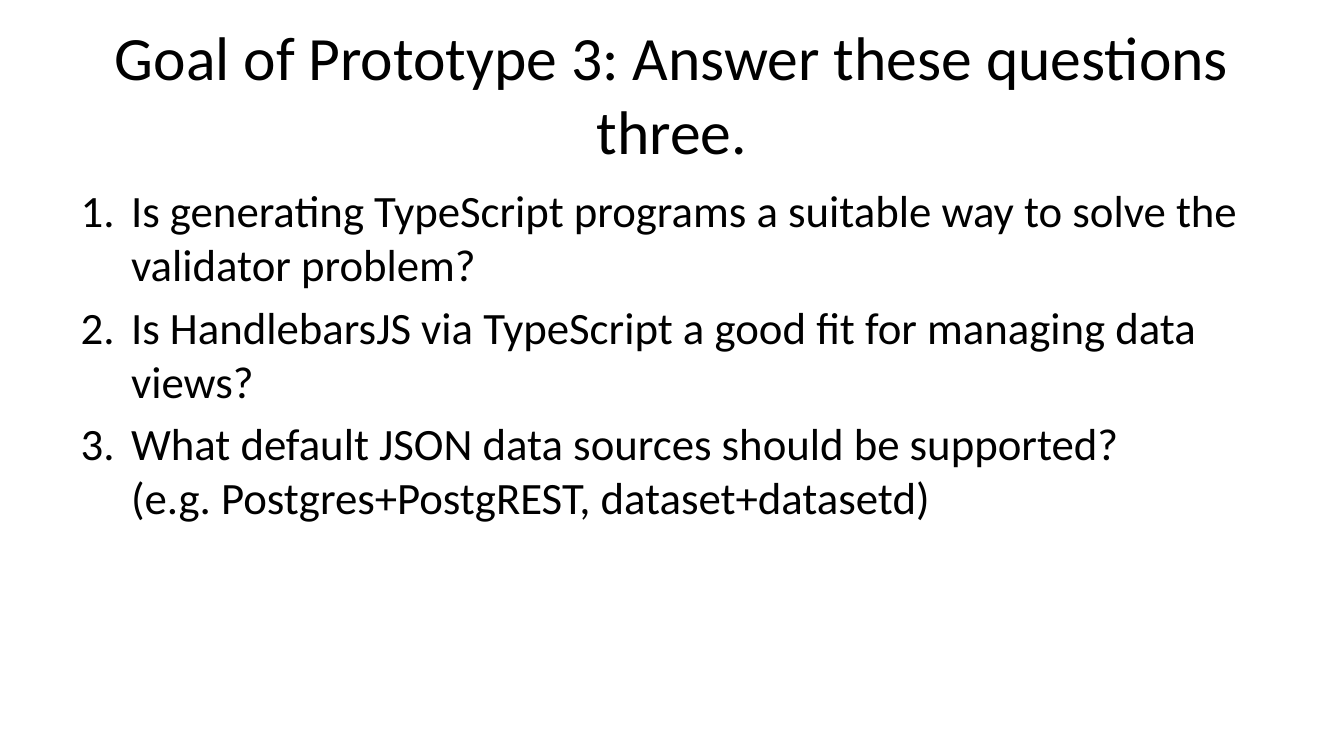
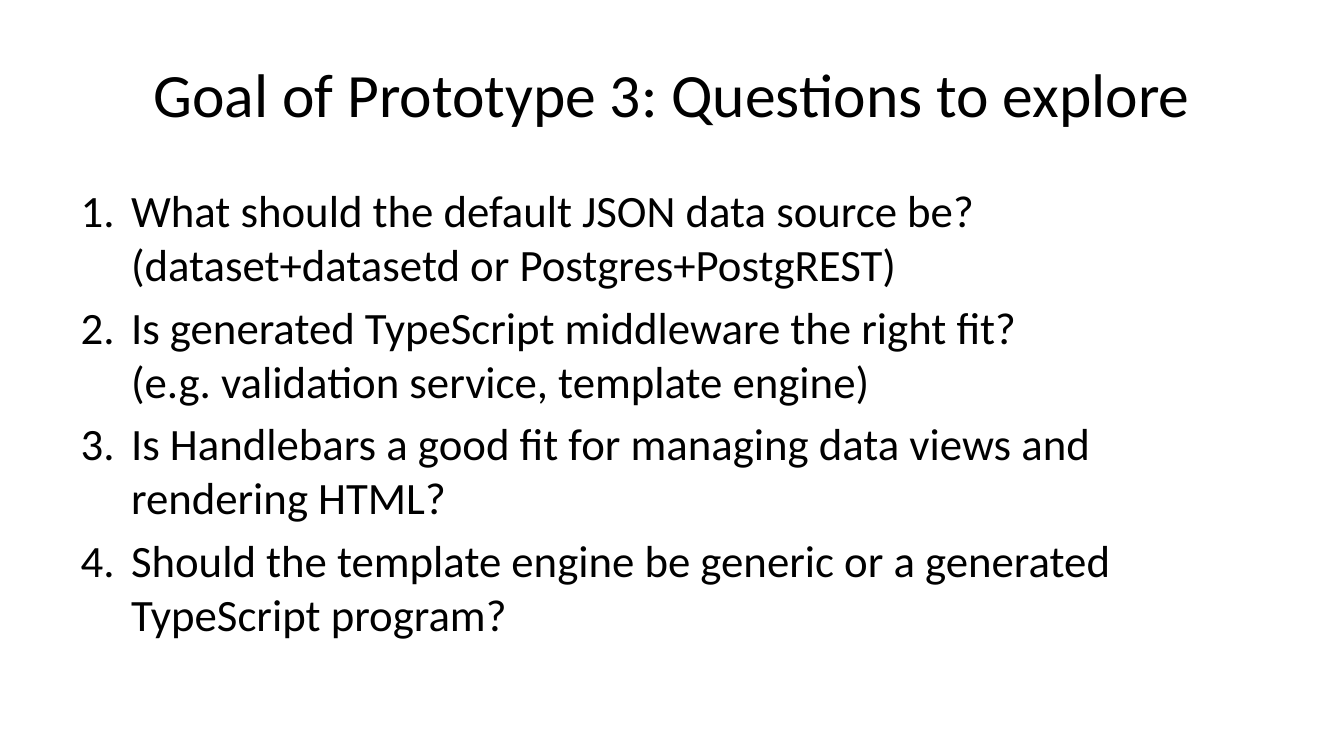
Before and after one commit to caltechlibrary/newt, a slide deck: slide 9 of presentation3/newt-p3.pptx (slide 6 before the commit). Drawn at 1344x756 pixels with LibreOffice and Linux fonts; fonts in the diff are those of the drawing. Boxes give left, top, right and bottom in pixels: in the first picture for what was removed or moved away, otherwise in the second. Text is boxed around its words. In the diff, an @@ line names an element or a change of style, - is before the commit and + after.

```diff
--- a/presentation3/newt-p3.pptx
+++ b/presentation3/newt-p3.pptx
@@ title at box(154, 74, 1190, 127): text changed @@
-Goal of Prototype 3: Answer these questions three.
+Goal of Prototype 3: Questions to explore
@@ text at box(131, 196, 1110, 639): text changed @@
-1. Is generating TypeScript programs a suitable way to solve the validator problem?
-2. Is HandlebarsJS via TypeScript a good fit for managing data views?
-3. What default JSON data sources should be supported? (e.g. Postgres+PostgREST, dataset+datasetd)
+1. What should the default JSON data source be? (dataset+datasetd or Postgres+PostgREST)
+2. Is generated TypeScript middleware the right fit? (e.g. validation service, template engine)
+3. Is Handlebars a good fit for managing data views and rendering HTML?
+4. Should the template engine be generic or a generated TypeScript program?
```
Also in this commit, not shown: 16 other slides changed, 3 slides added, 3 slides removed, 21 other files.
